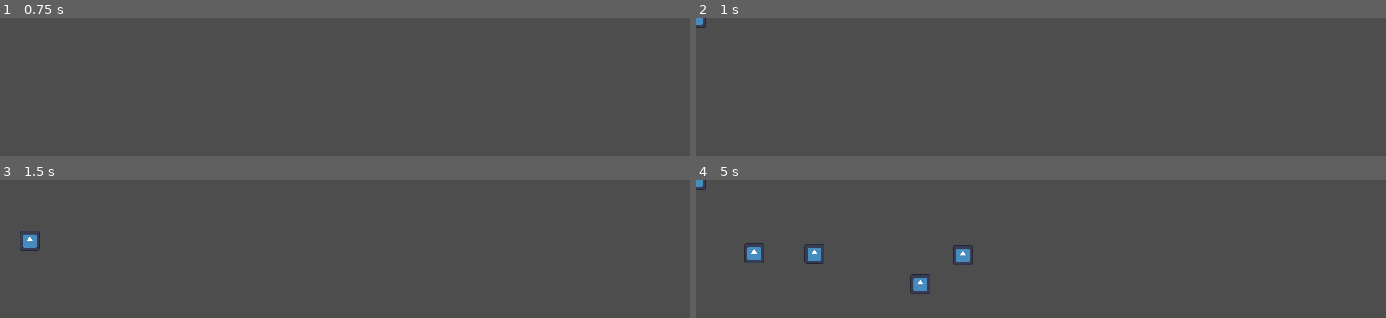
Above: before the commit, frames 1-4 (two rows, left to right).
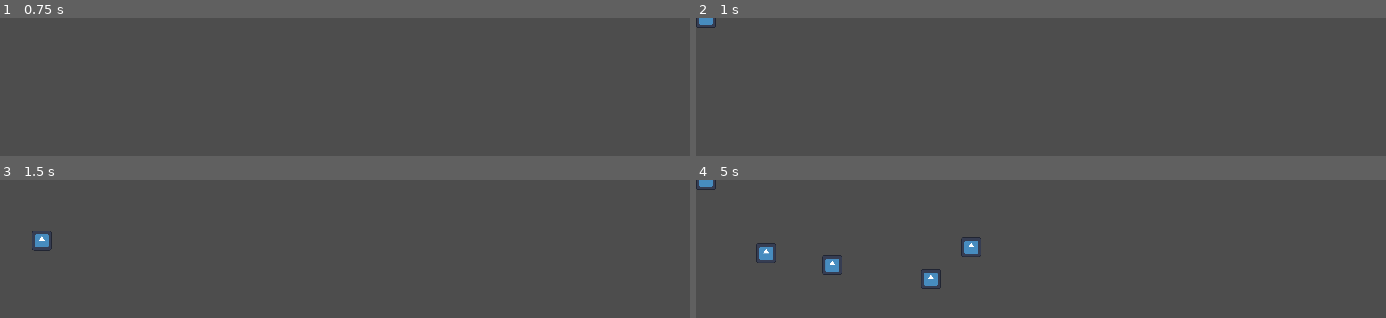
Above: after the commit, the same moments.

Repository: gonzalodelgado/gotita
Game: Godot game, scene res://node_2d.tscn
Same seed, same stepped clock (60 frames per second), same inputs: the game is played once before the commit and once after it. The engine's default icon, where the game draws it, is replaced by a stand-in: a white triangle on a blue panel in a dark square.
Inputs:
- Up to frame 1 (0.75 s): tap Enter at 0.5 s
- Up to frame 2 (1 s): no input
- Up to frame 3 (1.5 s): no input
- Up to frame 4 (5 s): no input

Frame 1 is identical in both runs. In frame 2, 0.1% of the frame differs, in the area x 0-3%, y 0-8%; in frame 3, 0.4%; in frame 4, 1.9%, in the area x 0-42%, y 0-83%.

Commit message:
Corrijo colisión de gotitas con límites de pantalla.

Diff:
--- a/gotita.gd
+++ b/gotita.gd
@@ -11,8 +11,13 @@
 # Called every frame. 'delta' is the elapsed time since the previous frame.
 func _process(delta: float) -> void:
 	var size = $CollisionShape2D.shape.radius
+	if position.x - size <= 0:
+		position.x = size + 1
+		dir = 1
+		linear_velocity.x = min_speed * dir
+	elif position.x + size >= get_viewport_rect().size.x:
+		position.x = get_viewport_rect().size.x - size - 1
+		dir = -1
+		linear_velocity.x = min_speed * dir
 	if abs(linear_velocity.x) < min_speed:
 		linear_velocity.x = min_speed * dir
-
-	if position.x + size <= 0 or position.x - size >= get_viewport_rect().size.x:
-		dir *= -1
--- a/gotita.tscn
+++ b/gotita.tscn
@@ -11,6 +11,7 @@
 radius = 11.0
 
 [node name="Gotita" type="RigidBody2D"]
+collision_mask = 2
 mass = 0.035
 physics_material_override = SubResource("PhysicsMaterial_swqj7")
 lock_rotation = true
--- a/juego.gd
+++ b/juego.gd
@@ -16,4 +16,5 @@
 	var cantidad_gotitas = get_children().filter(func(child): return child.scene_file_path == gotita_scene.resource_path).size()
 	if cantidad_gotitas < max_gotitas:
 		var gotita = gotita_scene.instantiate()
+		gotita.position.x = 10
 		add_child(gotita)
--- a/level.tscn
+++ b/level.tscn
@@ -3,6 +3,8 @@
 [sub_resource type="CanvasItemMaterial" id="CanvasItemMaterial_5xgho"]
 
 [node name="level" type="StaticBody2D"]
+collision_layer = 3
+collision_mask = 3
 
 [node name="CollisionPolygon2D" type="CollisionPolygon2D" parent="."]
 material = SubResource("CanvasItemMaterial_5xgho")
